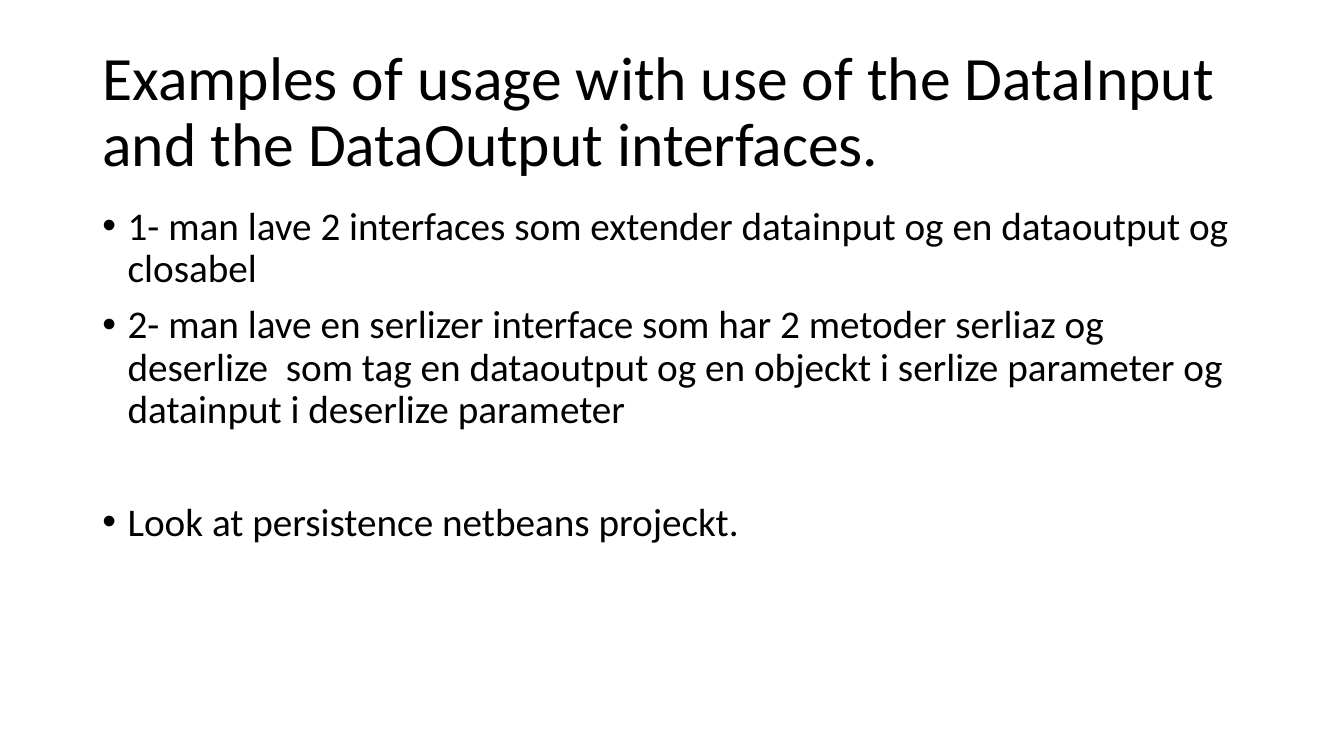
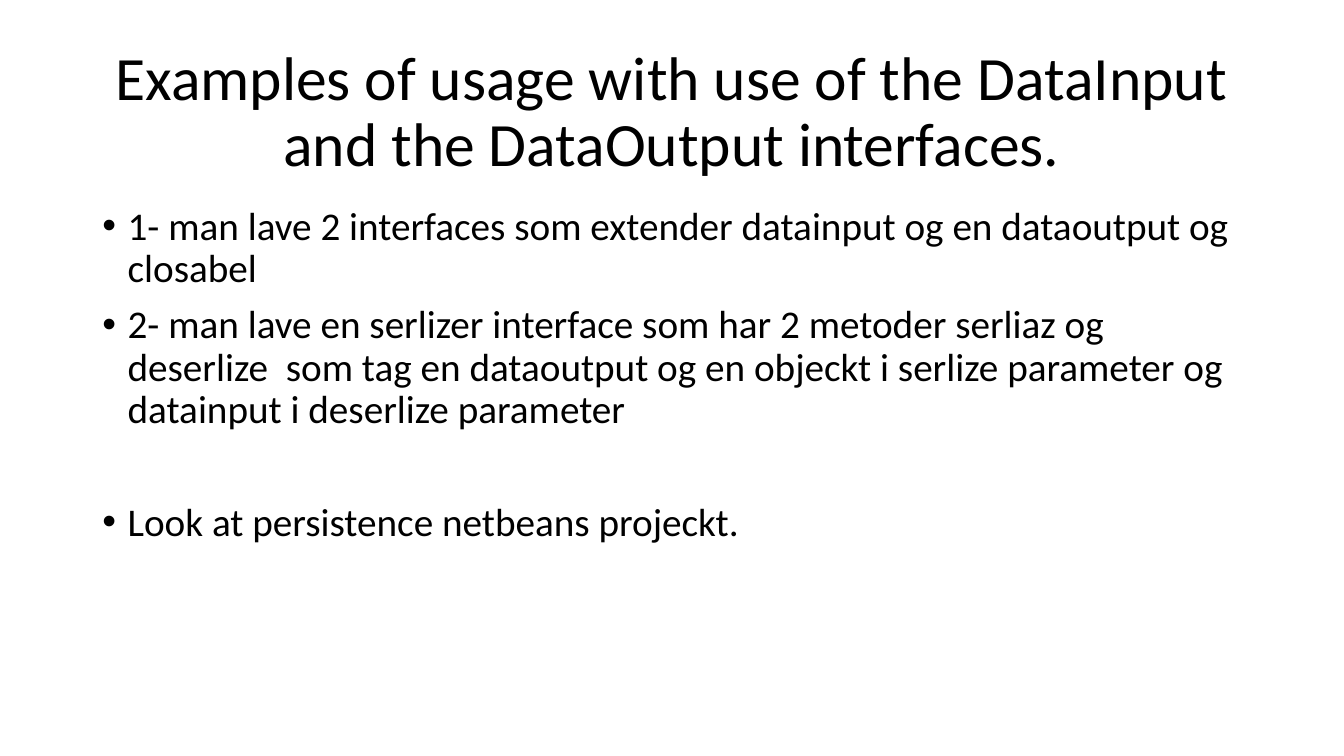
Before and after one commit to Mokayed/Advanced-programming-Curriculum, a slide deck: slide 4 of Serlization/Serlization.pptx. Drawn at 1344x756 pixels with LibreOffice and Linux fonts; fonts in the diff are those of the drawing. Boxes give left, top, right and bottom in pixels: in the first picture for what was removed or moved away, otherwise in the second. Text is boxed around its words. In the diff, an @@ line names an element or a change of style, - is before the commit and + after.

```diff
--- a/Serlization/Serlization.pptx
+++ b/Serlization/Serlization.pptx
@@ title "Examples of usage with use ..." at (115, 57, 1226, 176): alignment left to centre @@
```
Also in this commit, not shown: 2 other slides changed, 1 other file.
